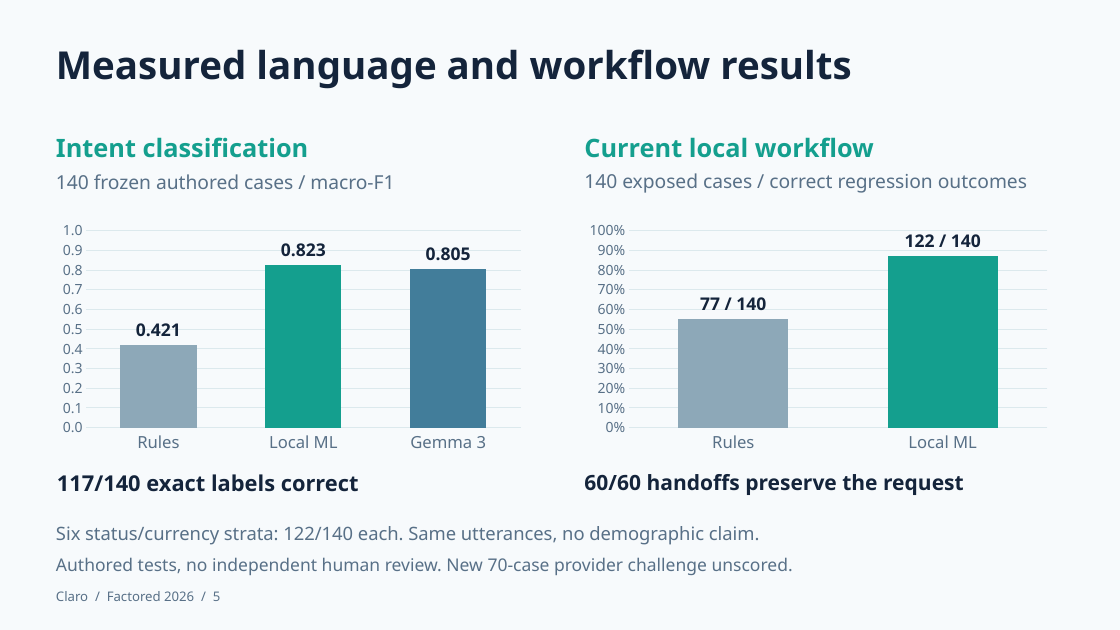
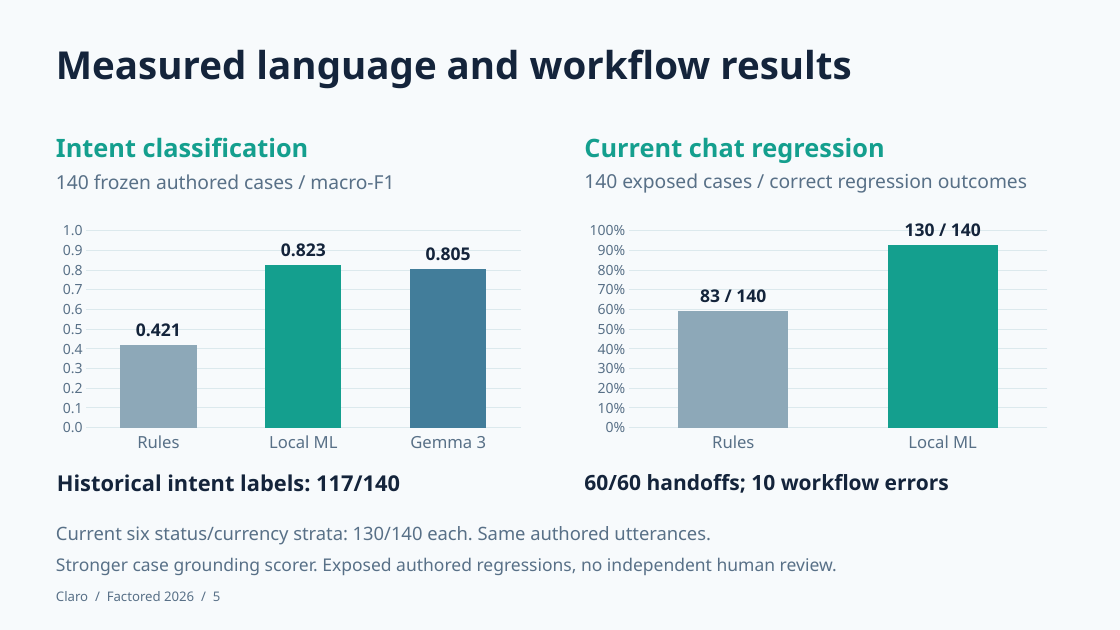
Before and after one commit to nicoceron/factored-hackathon-2026-nicoceron, a slide deck: slide 5 of submission/Claro-Hackathon-2026.pptx. Drawn at 1120x630 pixels with LibreOffice and Linux fonts; fonts in the diff are those of the drawing. Boxes give left, top, right and bottom in pixels: in the first picture for what was removed or moved away, otherwise in the second. Text is boxed around its words. In the diff, an @@ line names an element or a change of style, - is before the commit and + after.

Commit message:
Make banking support chat-first and strengthen grounded workflow checks

```diff
--- a/submission/Claro-Hackathon-2026.pptx
+++ b/submission/Claro-Hackathon-2026.pptx
@@ text at (x1=584, y1=137, x2=884, y2=163): text changed @@
-Current local workflow
+Current chat regression
@@ column chart at (x1=581, y1=216, x2=1058, y2=459) @@
@@ Measured result, Rules: 0.55 to 0.59 @@
@@ Measured result, Local ML: 0.87 to 0.93 @@
@@ data labels of Measured result changed @@
@@ text at (x1=57, y1=474, x2=400, y2=492): text changed @@
-117/140 exact labels correct
+Historical intent labels: 117/140
@@ text at (x1=584, y1=474, x2=949, y2=493): text changed @@
-60/60 handoffs preserve the request
+60/60 handoffs; 10 workflow errors
@@ text at (x1=56, y1=526, x2=711, y2=545): text changed @@
-Six status/currency strata: 122/140 each. Same utterances, no demographic claim.
+Current six status/currency strata: 130/140 each. Same authored utterances.
@@ text at (x1=56, y1=557, x2=837, y2=575): text changed @@
-Authored tests, no independent human review. New 70-case provider challenge unscored.
+Stronger case grounding scorer. Exposed authored regressions, no independent human review.
```
Also in this commit, not shown: 3 other slides changed, 56 other files.
